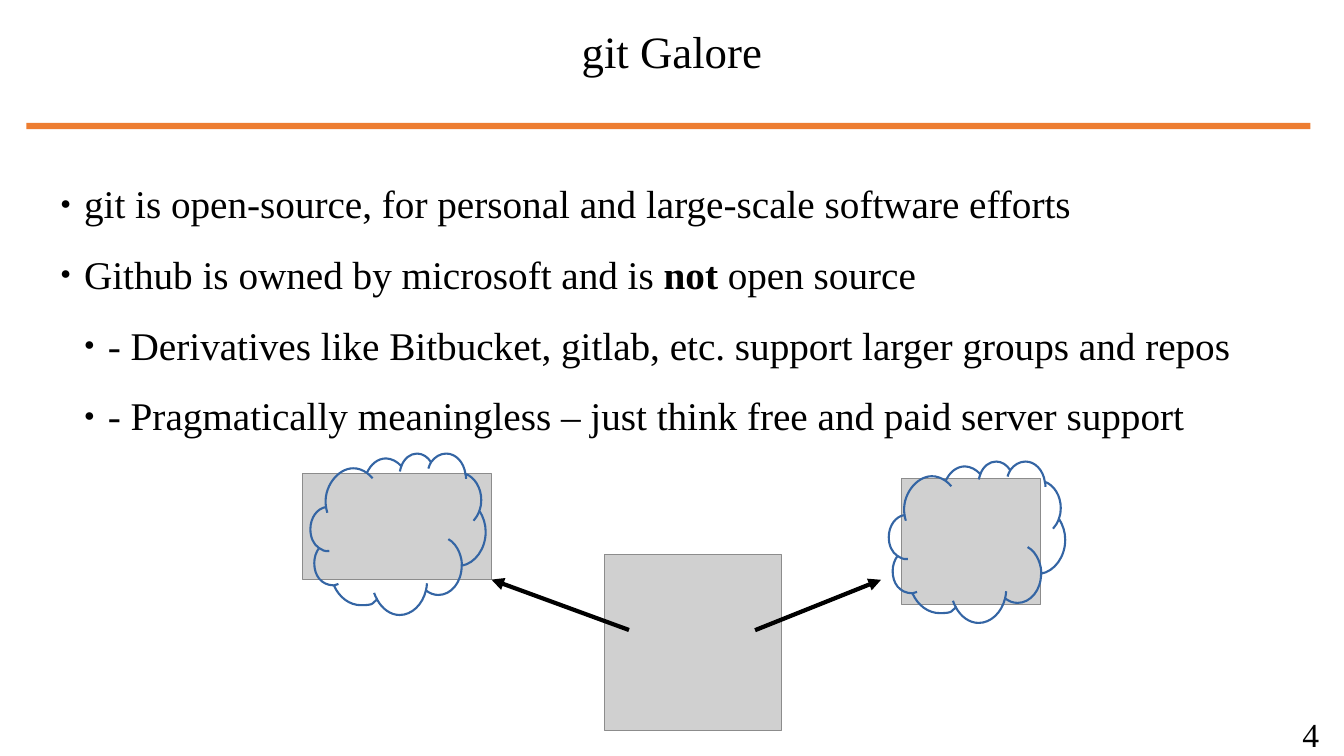
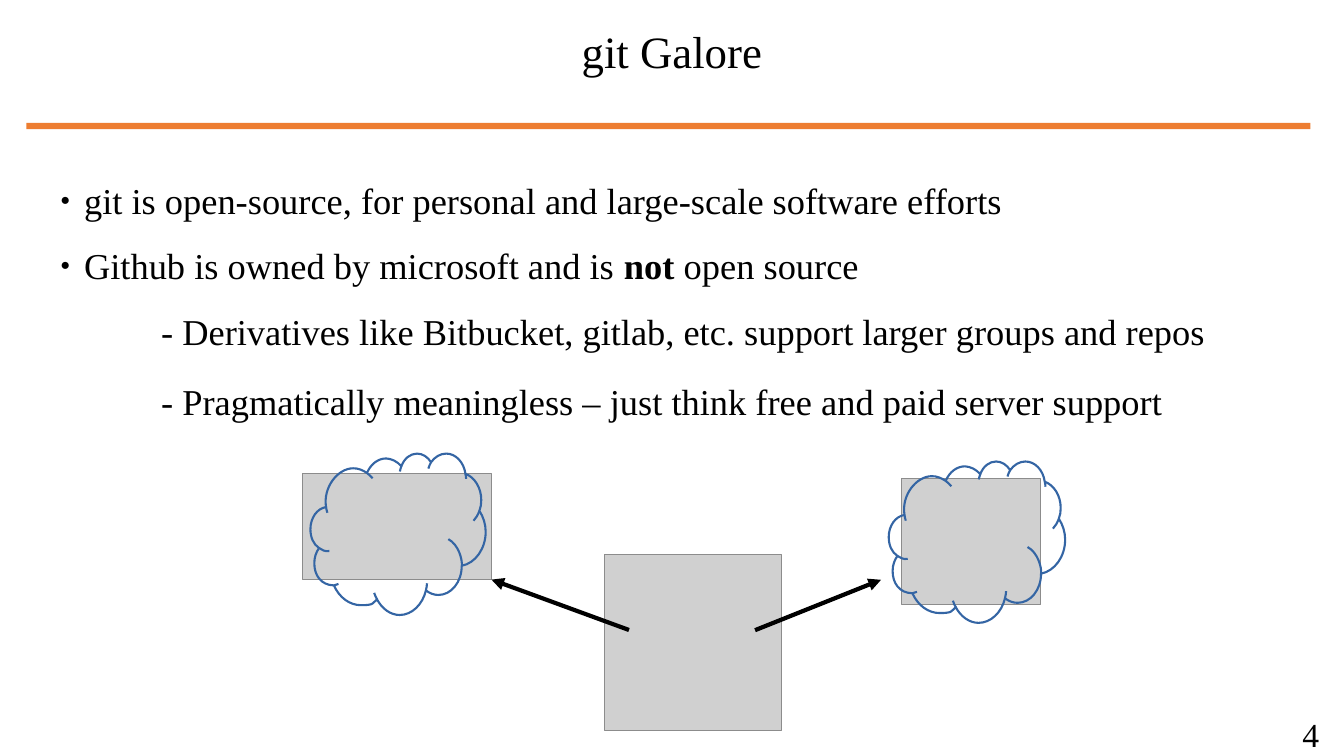
Before and after one commit to wbuz24/undergrad-repo, a slide deck: slide 5 of S24/cs494/notes/github-intro.pptx. Drawn at 1344x756 pixels with LibreOffice and Linux fonts; fonts in the diff are those of the drawing; grey boxes stand for pictures. Boxes give left, top, right and bottom in pixels: in the first picture for what was removed or moved away, otherwise in the second. Text is boxed around its words. In the diff, an @@ line names an element or a change of style, - is before the commit and + after.

```diff
--- a/S24/cs494/notes/github-intro.pptx
+++ b/S24/cs494/notes/github-intro.pptx
@@ text "git is open-source, for personal ..." at bbox=[84, 188, 1205, 422]: size 28 to 26 pt; bullet ● to none; list level 2 to 1 in "- Derivatives like Bitbucket, gitlab, ..."; list level 2 to 1 in "- Pragmatically meaningless – just ..." @@
```
Also in this commit, not shown: 10 other slides changed, 1 other file.
